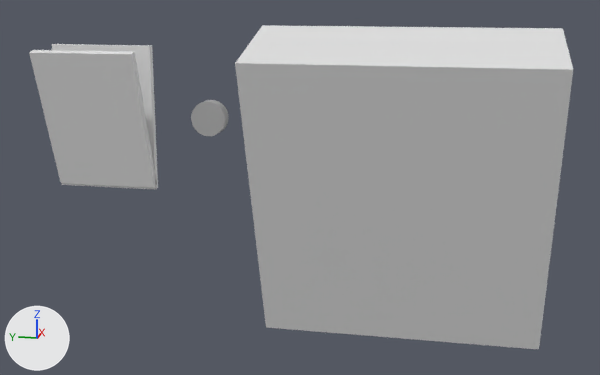
Before and after pictures for a commit that changed the Blender file Blenderdata/UG Einrichtung/kvbTicketautomat.blend.
Before and after are seen from a 50 mm lens placed at (-0.843, -0.224, 1.507), pointed at (0.238, -0.008, 1.237). The lights are fixed; the arrows at lower left show +X, +Y and +Z. The same objects are shown in both versions, whatever each file hides.

Names of what the first picture shows: 'hellticket', 'hellticket.001', 'kleineinkerb', 'kleineinkerb.001', 'münz'.
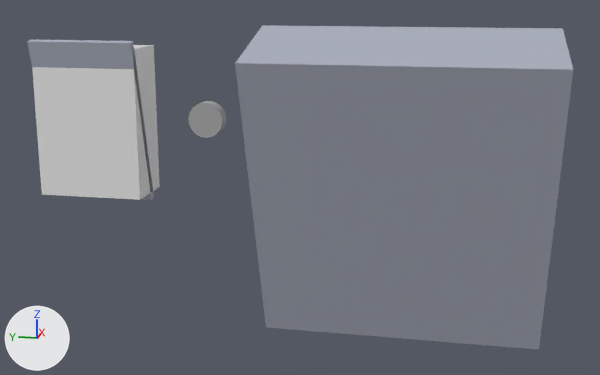
Where the change shows, as pixel boxes [x1, y1, x2, y2] in the pictures (600 x 375 px):
'hellticket.001', recoloured: [235, 25, 573, 349] in both
'kleineinkerb.001', moved, rescaled (21% wider, 7% taller): before [52, 44, 158, 189]; after [32, 45, 160, 200]
'kleineinkerb', recoloured, moved, turned, rescaled: before [29, 50, 157, 188]; after [27, 40, 154, 200]
'münz', moved: before [191, 100, 229, 136]; after [188, 101, 226, 138]
'hellticket', recoloured: [262, 25, 563, 344] in both

The edits, one by one:
Material 'tell' (mat_tell) is now built by diffuse_material('tell') instead of principled_material('tell').
Material 'tell' (mat_tell) changes colour from white #e7e7e7 to grey #acb1be; in linear values from (0.8, 0.8, 0.8) to (0.415, 0.439, 0.517).
Object 'kleineinkerb' (ob_kleineinkerb) moves from (0.258, 0.2948, 1.3157) to (0.2493, 0.2948, 1.3157).
Object 'kleineinkerb' (ob_kleineinkerb) turns from (0, 72, 0) to (0, 77, 0) degrees about x, y and z.
Object 'kleineinkerb' (ob_kleineinkerb) is rescaled from (1.05, 0.75, 0.0503) to (1.18, 0.75, 0.0505).
Object 'münz' (ob_münz) moves from (0.2964, 0.1359, 1.3189) to (0.2843, 0.1359, 1.3189).
Object 'kleineinkerb.001' (ob_kleineinkerb_001) moves from (0.2929, 0.2948, 1.3157) to (0.2654, 0.2948, 1.3157).
Object 'kleineinkerb.001' (ob_kleineinkerb_001) is rescaled from (1.05, 0.75, 0.0503) to (1.05, 0.75, 0.388).
